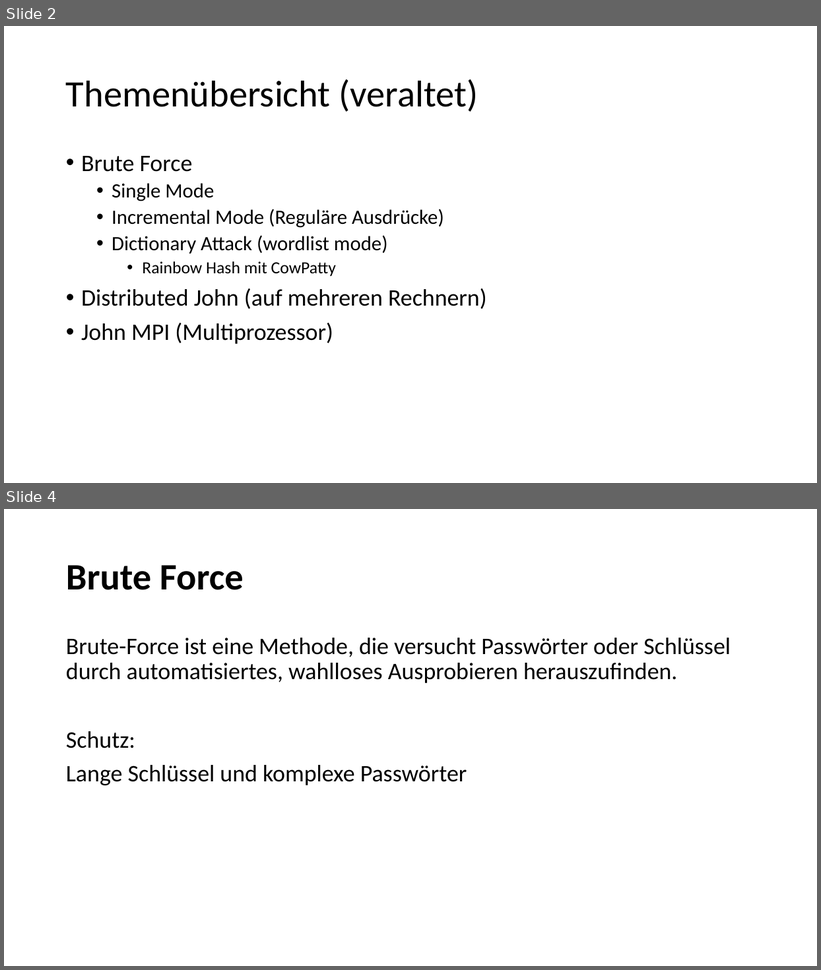
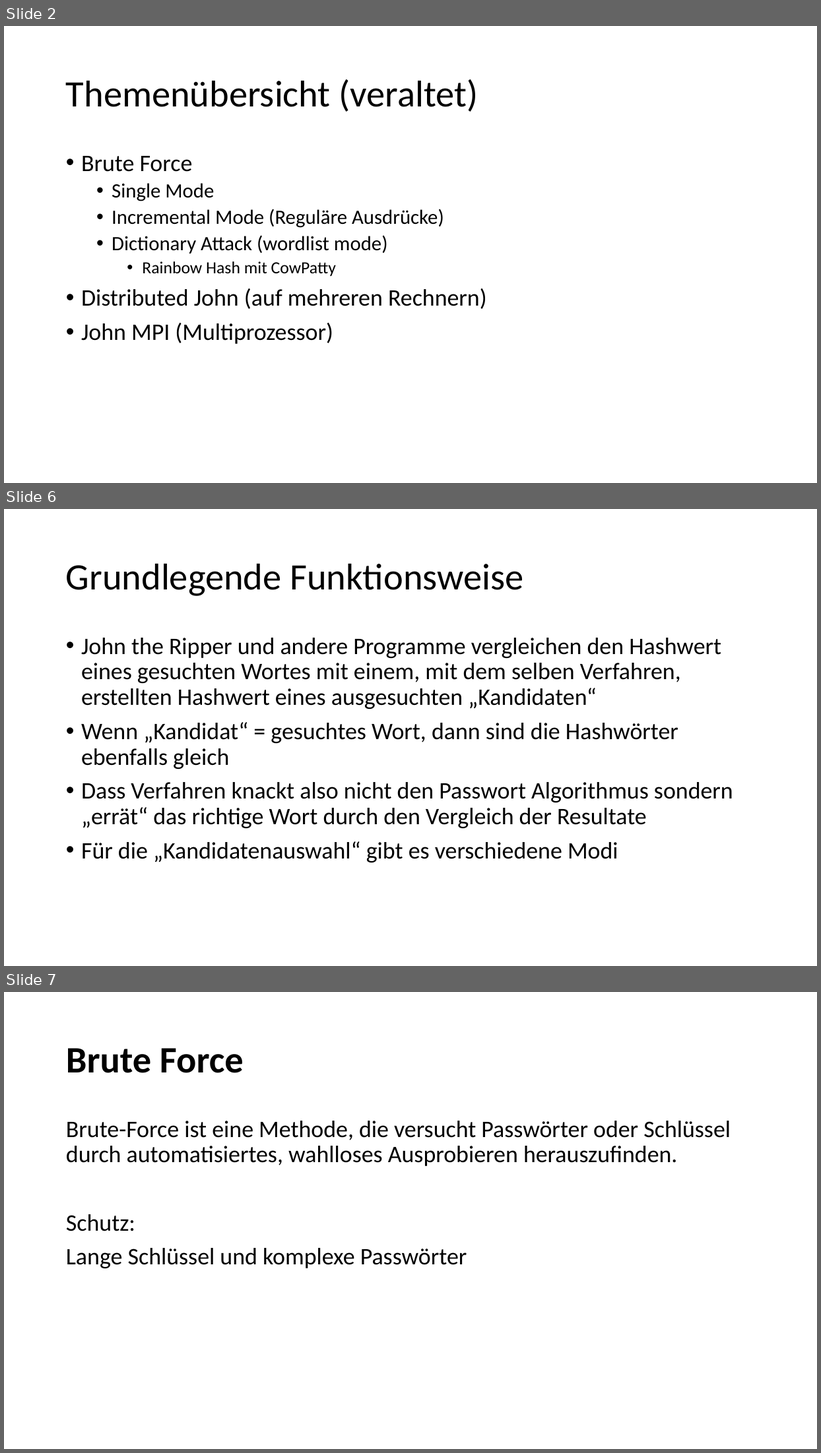
Before and after one commit to StefanSchuck/JohnTheRipperVortrag, a slide deck: Vortrag.pptx. Shown one above the other, each under a label of ours: slides 2 and 4 before the commit, slides 2, 6 and 7 after it; the slides between them are not shown. The pictures are 821x970 and 821x1453 pixels, drawn with LibreOffice and Linux fonts; fonts in the diff are those of the drawing. Boxes give left, top, right and bottom in pixels: in the first picture for what was removed or moved away, otherwise in the second. Text is boxed around its words. In the diff, an @@ line names an element or a change of style, - is before the commit and + after.

```diff
--- a/Vortrag.pptx
+++ b/Vortrag.pptx
@@ slide 6 added at (4, 509, 817, 966), background #FFFFFF @@
@@ title added at (66, 563, 523, 596), 44 pt, text #000000 @@
+Grundlegende Funktionsweise
@@ text added at (81, 638, 733, 863), 28 pt, text #000000 @@
+• John the Ripper und andere Programme vergleichen den Hashwert eines gesuchten Wortes mit einem, mit dem selben Verfahren, erstellten Hashwert eines ausgesuchten „Kandidaten“
+• Wenn „Kandidat“ = gesuchtes Wort, dann sind die Hashwörter ebenfalls gleich
+• Dass Verfahren knackt also nicht den Passwort Algorithmus sondern „errät“ das richtige Wort durch den Vergleich der Resultate
+• Für die „Kandidatenauswahl“ gibt es verschiedene Modi
@@ what was slide 4 is now slide 7 @@
```
Also in this commit, not shown: 4 other slides added, 1 slide removed.
